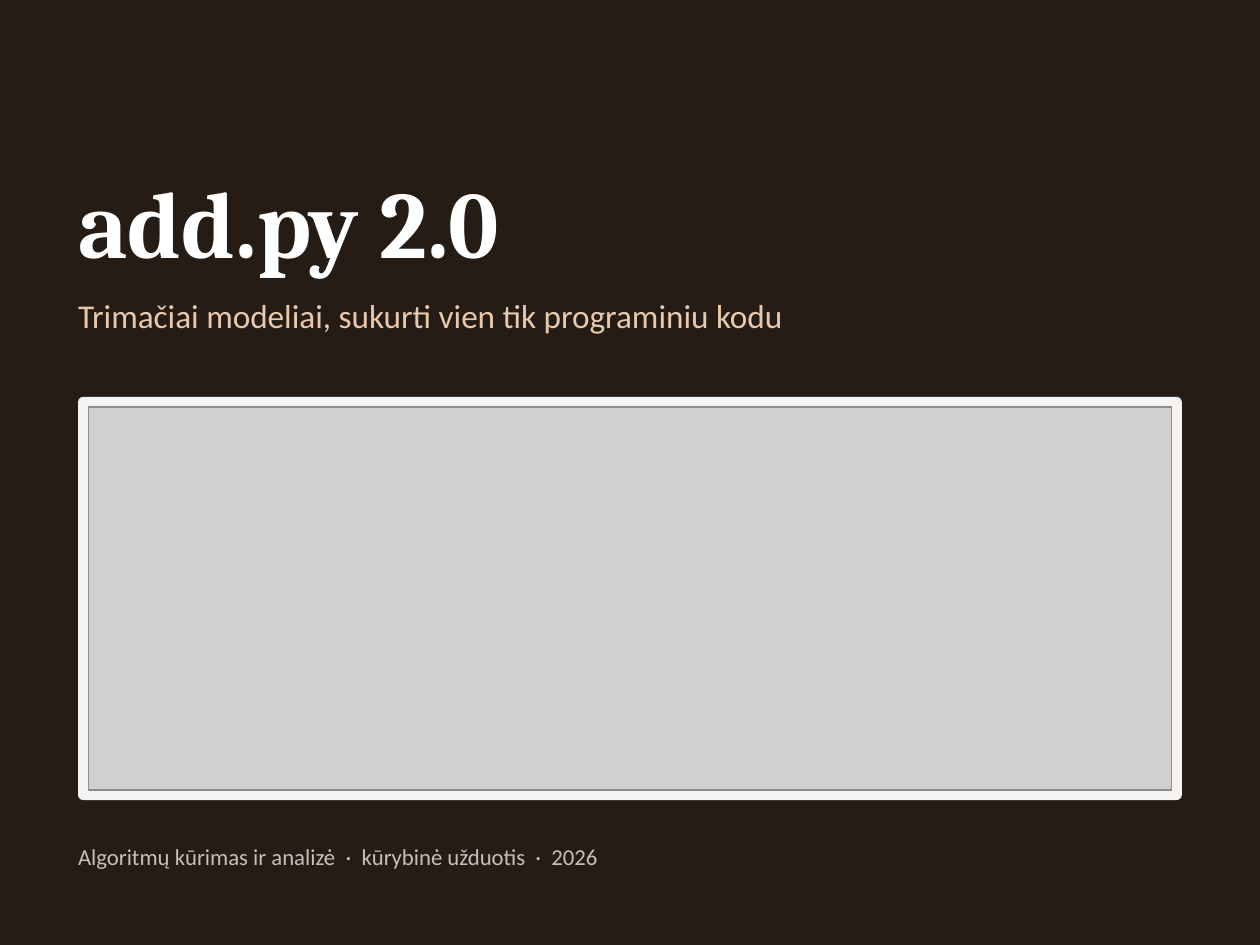
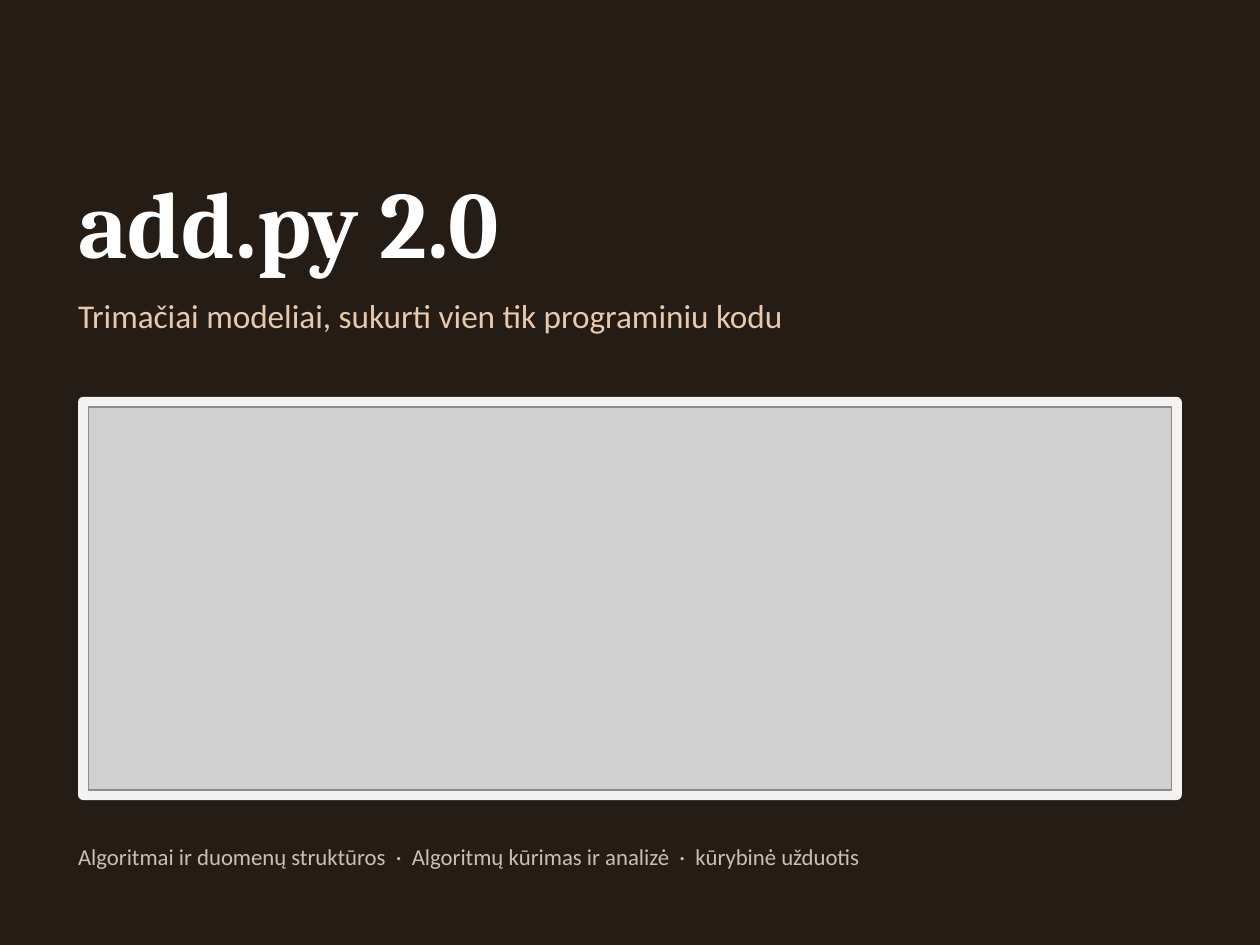
Before and after one commit to akatasis/add3d, a slide deck: slide 1 of slides/add_py_2026_lt.pptx. Drawn at 1260x945 pixels with LibreOffice and Linux fonts; fonts in the diff are those of the drawing; grey boxes stand for pictures. Boxes give left, top, right and bottom in pixels: in the first picture for what was removed or moved away, otherwise in the second. Text is boxed around its words. In the diff, an @@ line names an element or a change of style, - is before the commit and + after.

```diff
--- a/slides/add_py_2026_lt.pptx
+++ b/slides/add_py_2026_lt.pptx
@@ text at bbox=[78, 849, 859, 869]: text changed @@
-Algoritmų kūrimas ir analizė · kūrybinė užduotis · 2026
+Algoritmai ir duomenų struktūros · Algoritmų kūrimas ir analizė · kūrybinė užduotis
```
Also in this commit, not shown: 1 other slide changed, 45 other files.
